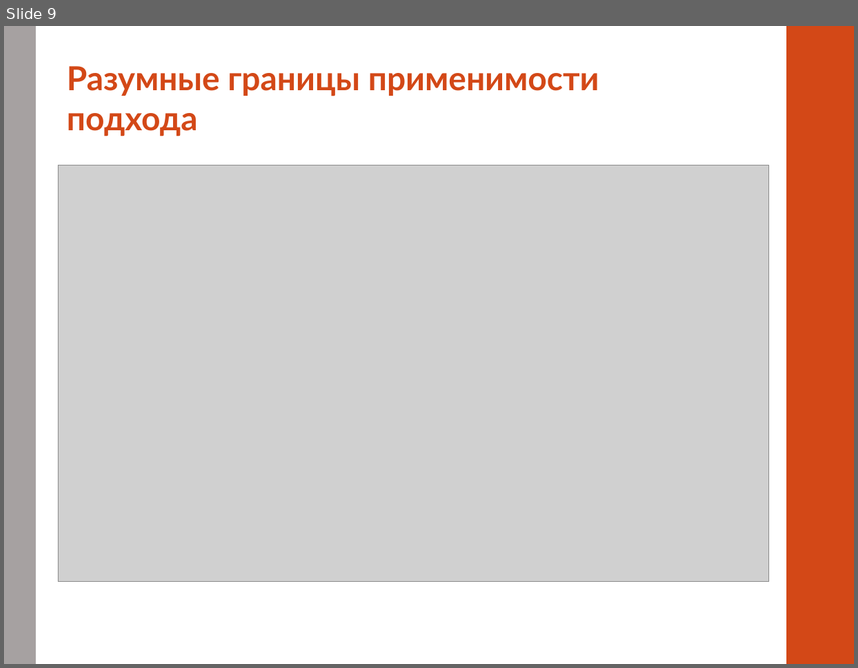
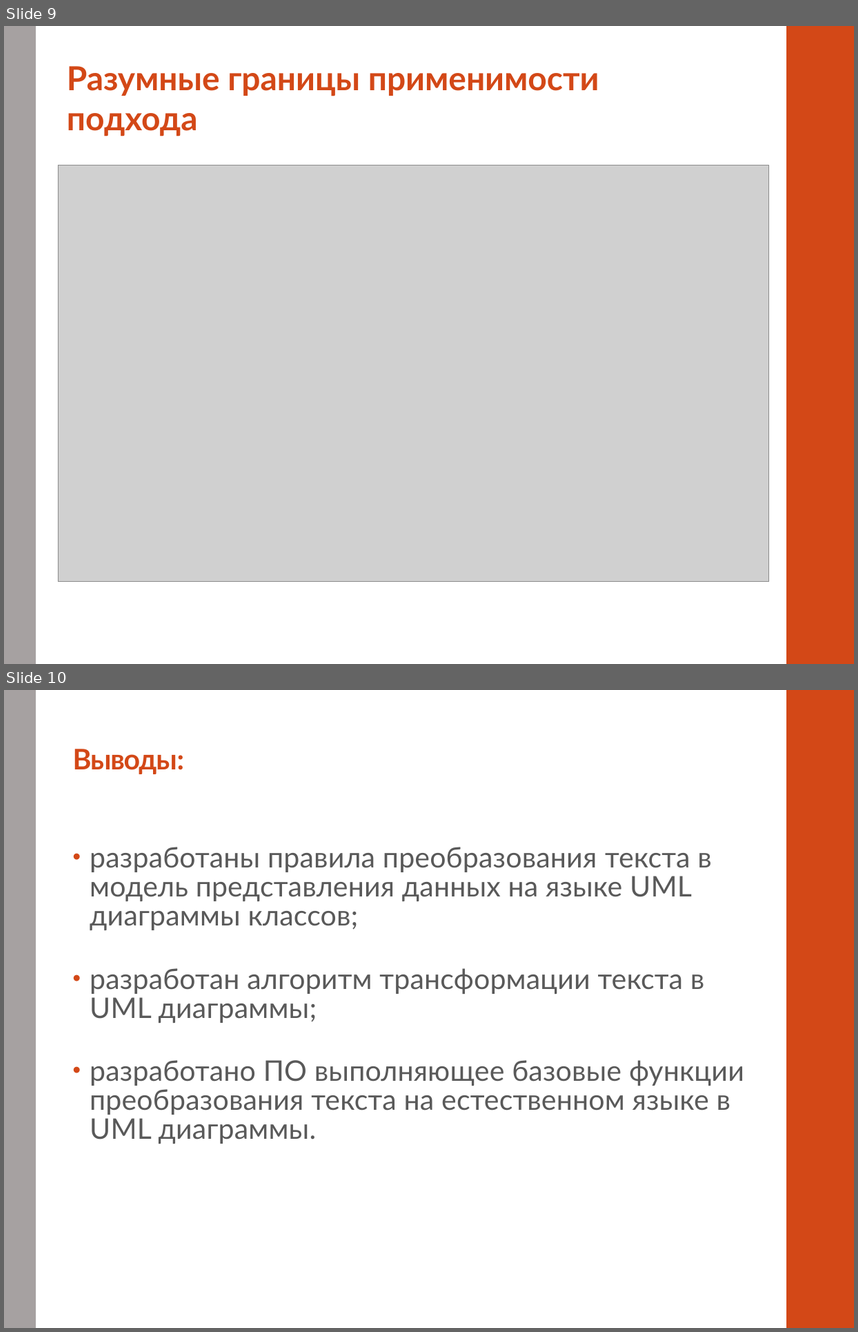
Before and after one commit to alexnodejs/onto-diploma, a slide deck: presentation/Moiseyenko_presentation_cut.pptx. Shown one above the other, each under a label of ours: slide 9 before the commit, slides 9 and 10 after it. The pictures are 858x668 and 858x1332 pixels, drawn with LibreOffice and Linux fonts; fonts in the diff are those of the drawing; grey boxes stand for pictures. Boxes give left, top, right and bottom in pixels: in the first picture for what was removed or moved away, otherwise in the second. Text is boxed around its words. In the diff, an @@ line names an element or a change of style, - is before the commit and + after.

```diff
--- a/presentation/Moiseyenko_presentation_cut.pptx
+++ b/presentation/Moiseyenko_presentation_cut.pptx
@@ slide 10 added at box(4, 690, 854, 1328), background #FFFFFF; not listed: 2 template elements that a slide beside it also shows @@
@@ title added at box(73, 749, 185, 774), 24 pt, text #D34817, bold @@
+Выводы:
@@ text added at box(90, 847, 744, 1143), 24 pt, text #595959 @@
+• разработаны правила преобразования текста в модель представления данных на языке UML диаграммы классов;
+• разработан алгоритм трансформации текста в UML диаграммы;
+• разработано ПО выполняющее базовые функции преобразования текста на естественном языке в UML диаграммы.
```
Also in this commit, not shown: 3 slides changed, 1 slide removed.
